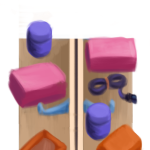
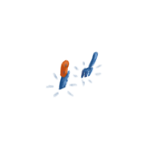
Layers edited between the first and the second 150px x 150px image:
showed group "salvage" (11 layers) over (45, 40, 144, 150)
added group "landed" with 2 layers in group "salvage" over (45, 51, 109, 98)
added layer "silverspears" in group "landed" over (45, 51, 103, 98)
hid group "towers" (35 layers) over (7, 10, 144, 150)
moved "shelfcontents topend" into group "shelves" over (7, 5, 144, 150)
moved "shelf topend" into group "shelves", painted on it over (7, 5, 144, 150)
